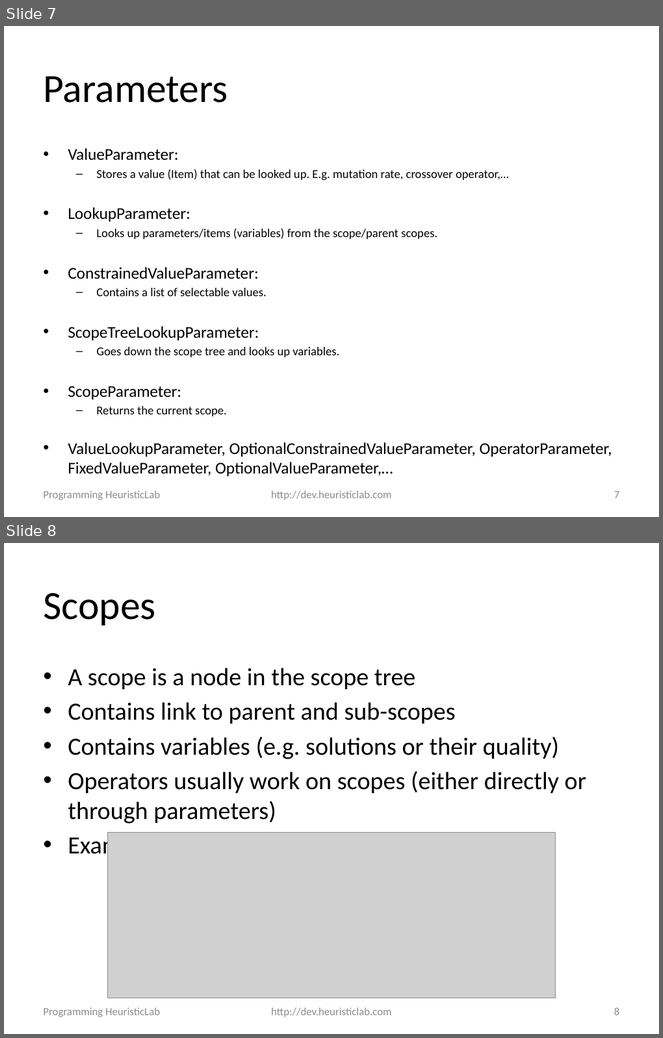
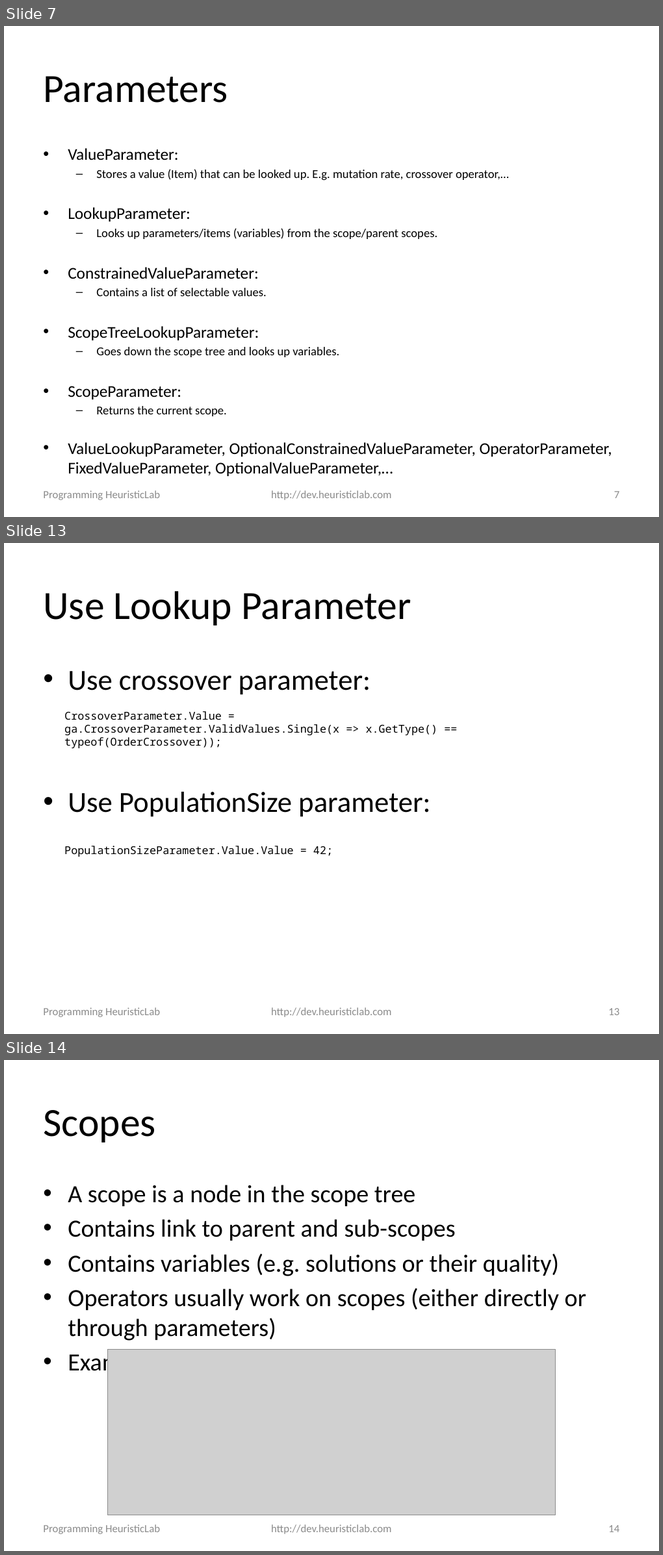
Before and after one commit to heal-research/HeuristicLab, a slide deck: documentation/Tutorials/Programming HeuristicLab - Algorithms and Problems.pptx. Shown one above the other, each under a label of ours: slides 7 and 8 before the commit, slides 7, 13 and 14 after it; the slides between them are not shown. The pictures are 663x1038 and 663x1555 pixels, drawn with LibreOffice and Linux fonts; fonts in the diff are those of the drawing; grey boxes stand for pictures; background and template pictures are left out. Boxes give left, top, right and bottom in pixels: in the first picture for what was removed or moved away, otherwise in the second. Text is boxed around its words. In the diff, an @@ line names an element or a change of style, - is before the commit and + after.

Commit message:
#2317 worked on programming slides

```diff
--- a/documentation/Tutorials/Programming HeuristicLab - Algorithms and Problems.pptx
+++ b/documentation/Tutorials/Programming HeuristicLab - Algorithms and Problems.pptx
@@ slide 13 added at (4, 543, 659, 1034), background #FFFFFF @@
@@ title added at (43, 591, 411, 626), 44 pt, text #000000 @@
+Use Lookup Parameter
@@ text added at (68, 671, 430, 817), 32 pt, text #000000 @@
+• Use crossover parameter:
+• Use PopulationSize parameter:
@@ text added at (64, 711, 438, 748), 12 pt, text #000000 @@
+CrossoverParameter.Value =
+ga.CrossoverParameter.ValidValues.Single(x => x.GetType() == typeof(OrderCrossover));
@@ text added at (64, 846, 333, 857), 12 pt, text #000000 @@
+PopulationSizeParameter.Value.Value = 42;
@@ text added at (43, 1008, 160, 1017), 12 pt, text #8C8C8C @@
+Programming HeuristicLab
@@ text added at (271, 1008, 392, 1017), 12 pt, text #8C8C8C @@
+http://dev.heuristiclab.com
@@ page number added at (608, 1008, 620, 1016), 12 pt, text #8C8C8C @@
+13
@@ what was slide 8 is now slide 14 @@
@@ page number at (608, 1525, 620, 1533): text changed @@
-8
+14
```
Also in this commit, not shown: 7 other slides added.
